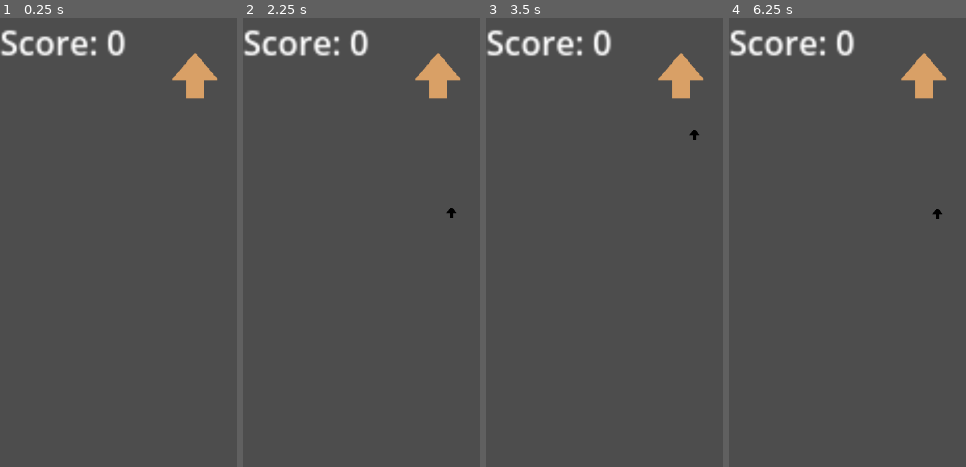
Above: before the commit, frames 1-4 (left to right).
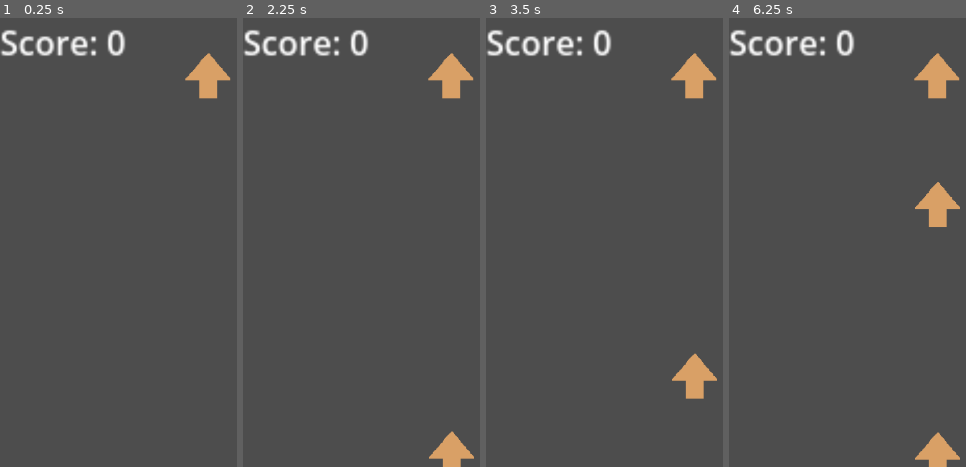
Above: after the commit, the same moments.

Repository: MichelleCDjunaidi/Karen_Simulator
Game: Godot game, scene res://scenes/game.tscn
Same seed, same stepped clock (60 frames per second), same inputs: the game is played once before the commit and once after it.
Inputs:
- Up to frame 1 (0.25 s): no input
- Up to frame 2 (2.25 s): tap Enter at 0.5, 2 s; tap Space at 1.25 s
- Up to frame 3 (3.5 s): no input
- Up to frame 4 (6.25 s): no input

The runs differ from the first frame. In frame 1, 1.1% of the frame differs, in the area x 72-98%, y 7-19%; in frame 2, 2.0%; in frame 3, 2.1%; in frame 4, 2.8%, in the area x 72-98%, y 7-100%.

Commit message:
updated arrow placeholder positioning

Diff:
--- a/scenes/ArrowNote.tscn
+++ b/scenes/ArrowNote.tscn
@@ -1,33 +1,16 @@
-[gd_scene load_steps=7 format=3 uid="uid://bgix75oefke2t"]
+[gd_scene load_steps=5 format=3 uid="uid://bgix75oefke2t"]
 
-[ext_resource type="Texture2D" uid="uid://cm6p2gdgqdk6u" path="res://frames/Sprite-0001.png" id="1_ip0al"]
-[ext_resource type="Texture2D" uid="uid://b5rdv2jtwak14" path="res://frames/Sprite-0002.png" id="2_0wvbf"]
+[ext_resource type="SpriteFrames" uid="uid://cncy8xg5qljv" path="res://frames/orange_arrows.tres" id="1_g6gx2"]
 [ext_resource type="Script" path="res://scripts/ArrowNote.gd" id="3_cwpne"]
 
-[sub_resource type="SpriteFrames" id="SpriteFrames_eeiol"]
-animations = [{
-"frames": [{
-"duration": 1.0,
-"texture": ExtResource("1_ip0al")
-}, {
-"duration": 1.0,
-"texture": ExtResource("2_0wvbf")
-}],
-"loop": true,
-"name": &"default",
-"speed": 5.0
-}]
-
 [sub_resource type="RectangleShape2D" id="RectangleShape2D_d3m5t"]
-size = Vector2(5, 9)
+size = Vector2(5, 69.5625)
 
 [sub_resource type="RectangleShape2D" id="RectangleShape2D_13txc"]
-size = Vector2(5, 4.5)
+size = Vector2(5, 38)
 
 [node name="ArrowNote" type="AnimatedSprite2D"]
-sprite_frames = SubResource("SpriteFrames_eeiol")
-frame = 1
-frame_progress = 0.689517
+sprite_frames = ExtResource("1_g6gx2")
 script = ExtResource("3_cwpne")
 
 [node name="GoodArea" type="Area2D" parent="."]
--- a/scenes/game.tscn
+++ b/scenes/game.tscn
@@ -29,13 +29,13 @@
 [node name="background_placeholder" type="Sprite2D" parent="."]
 
 [node name="ArrowInstance" parent="." instance=ExtResource("2_q5ynw")]
-position = Vector2(158, 23)
+position = Vector2(0, 1)
 
 [node name="HUD" parent="." instance=ExtResource("3_fgj27")]
 script = ExtResource("4_a0eba")
 
 [node name="ArrowUpButton" parent="." instance=ExtResource("6_afu41")]
-position = Vector2(468, 139)
+position = Vector2(500, 139)
 sprite_frames = SubResource("SpriteFrames_gy80t")
 input = "up"
 
--- a/scripts/ArrowSpawner.gd
+++ b/scripts/ArrowSpawner.gd
@@ -17,7 +17,7 @@
 
 func _on_timer_timeout():
 	var arrow = arrow_path.instantiate()
-	arrow.position = Vector2(500,500)
+	arrow.position = Vector2(500,1080)
 	self.add_child(arrow)
 	$Timer.wait_time = wait_times[randi() % 4]
 	print($Timer.wait_time)
